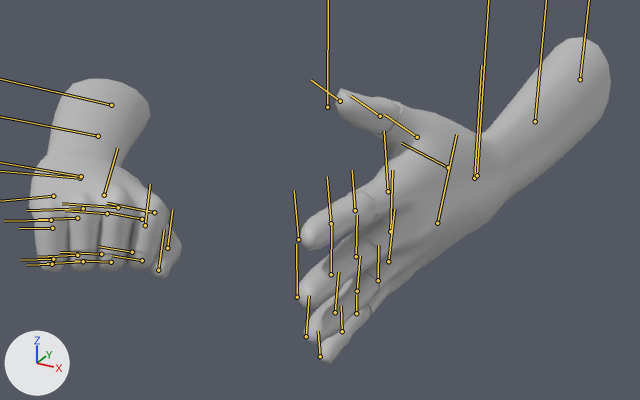
The FBX model Art Share/TeensySummer/images/PLAYER/ANIM_player_proneActive.fbx: old version first, new version second.
Camera for both pictures: a 50 mm camera at (0.31, -0.577, 0.209) aimed at (0.005, -0.022, -0.068). Arrows for +X, +Y and +Z are at lower left; the lights stay in place. Both versions are drawn at frame 3302 of the action 'Take 001'; the numbers are the values there. The bones that bend it are drawn over the model as lines.

The first picture shows 'MESH_player'.
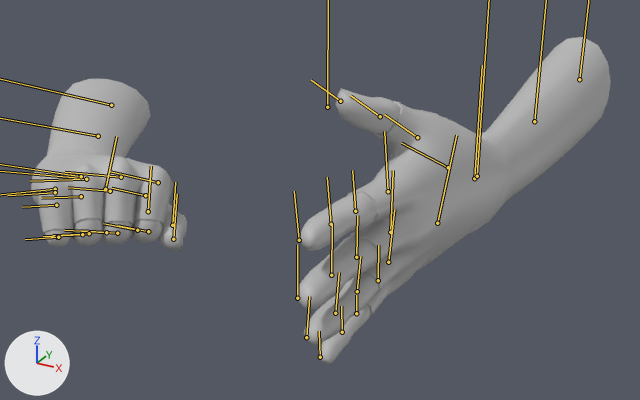
Edits to the scene script, one JSON object a line:
```json
{"block": "bone_r_hand_skin", "where": "bone_r_hand_skin = bpy.data.objects['Armature'].pose.bones['r_hand_skin']  # child of 'r_armLower_skin'"}
{"op": "set", "path": "bone_r_hand_skin.rotation_quaternion", "old": "(0.978, -0.021, 0.135, 0.155)", "new": "(0.96, -0.037, 0.232, 0.152)", "note": "degrees (0, 16, 18) -> degrees (0, 27, 18)"}
{"block": "bone_r_fingerthumb2_skin", "where": "bone_r_fingerthumb2_skin = bpy.data.objects['Armature'].pose.bones['r_fingerThumb2_skin']  # child of 'r_fingerThumb1_skin'"}
{"op": "set", "path": "bone_r_fingerthumb2_skin.rotation_quaternion", "old": "(0.959, 0.0, -0.285, 0.0)", "new": "(0.979, 0.0, -0.203, 0.0)", "note": "degrees (0, -33, 0) -> degrees (0, -23, 0)"}
```

Changed parts and their boxes (x1, y1, x2, y2) in the pictures (640 x 400 px):
```json
{"object": "MESH_player", "change": "posed", "before": [29, 37, 611, 363], "after": [31, 37, 611, 364]}
{"bone": "r_fingerThumb2_skin", "before": "(167, 248) to (172, 209)", "after": "(172, 225) to (175, 182)"}
```
